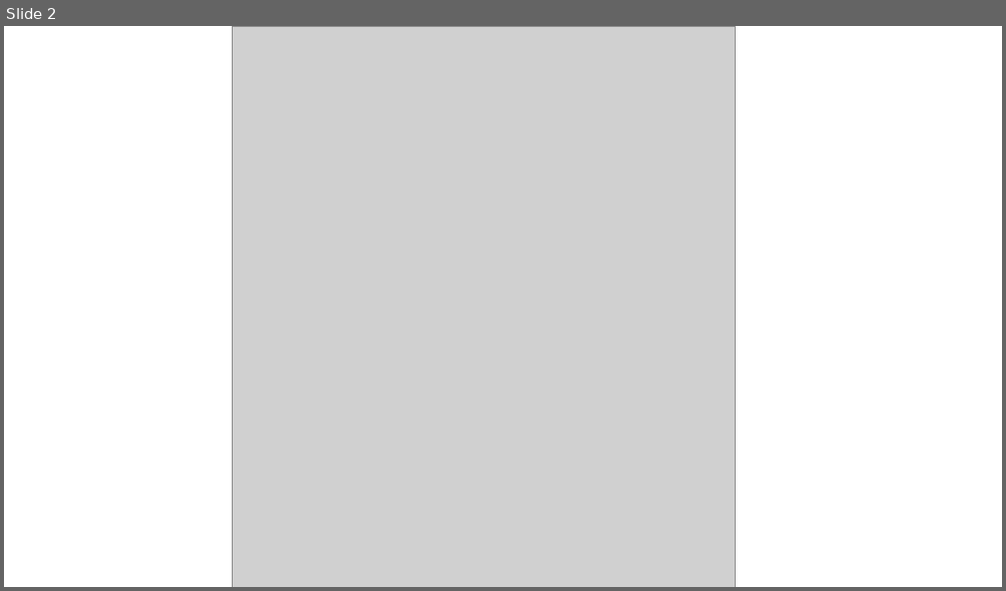
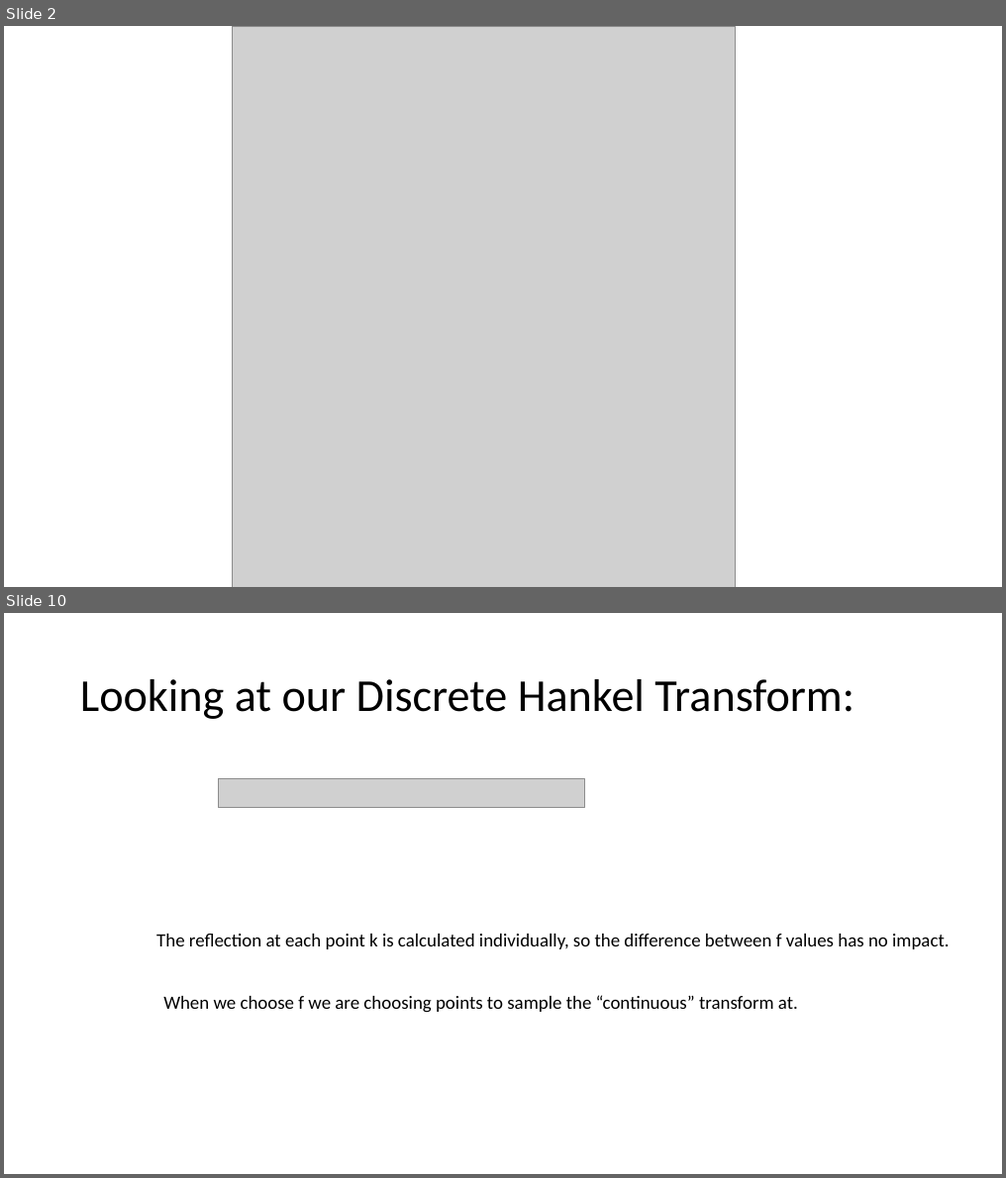
Before and after one commit to acs3235/BMIL, a slide deck: Research Update 4.20.2017.pptx. Shown one above the other, each under a label of ours: slide 2 before the commit, slides 2 and 10 after it; the slides between them are not shown. The pictures are 1006x591 and 1006x1178 pixels, drawn with LibreOffice and Linux fonts; fonts in the diff are those of the drawing; grey boxes stand for pictures. Boxes give left, top, right and bottom in pixels: in the first picture for what was removed or moved away, otherwise in the second. Text is boxed around its words. In the diff, an @@ line names an element or a change of style, - is before the commit and + after.

```diff
--- a/Research Update 4.20.2017.pptx
+++ b/Research Update 4.20.2017.pptx
@@ slide 10 added at (4, 613, 1002, 1174), background #FFFFFF @@
@@ title added at (80, 679, 854, 719), 44 pt, text #000000 @@
+Looking at our Discrete Hankel Transform:
@@ picture added at (218, 779, 584, 808) @@
@@ text added at (156, 934, 948, 950), 18 pt, text #000000 @@
+The reflection at each point k is calculated individually, so the difference between f values has no impact.
@@ text added at (163, 995, 798, 1013), 18 pt, text #000000 @@
+When we choose f we are choosing points to sample the “continuous” transform at.
```
Also in this commit, not shown: 10 other slides added, 8 other files.
